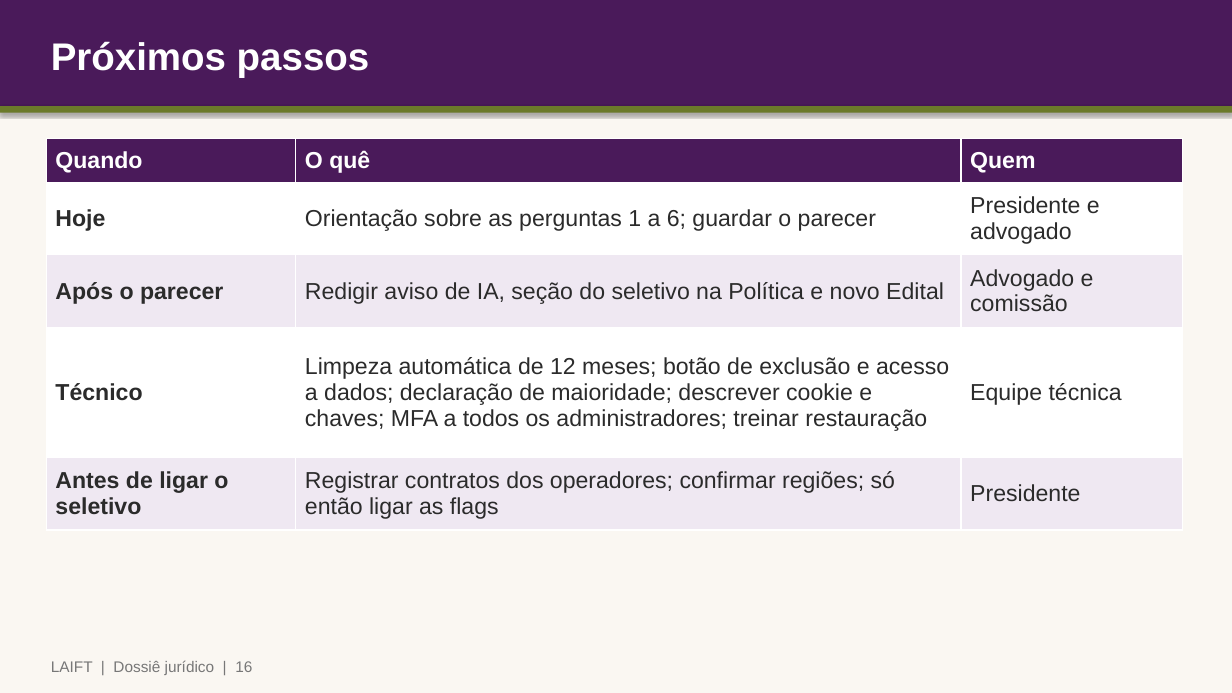
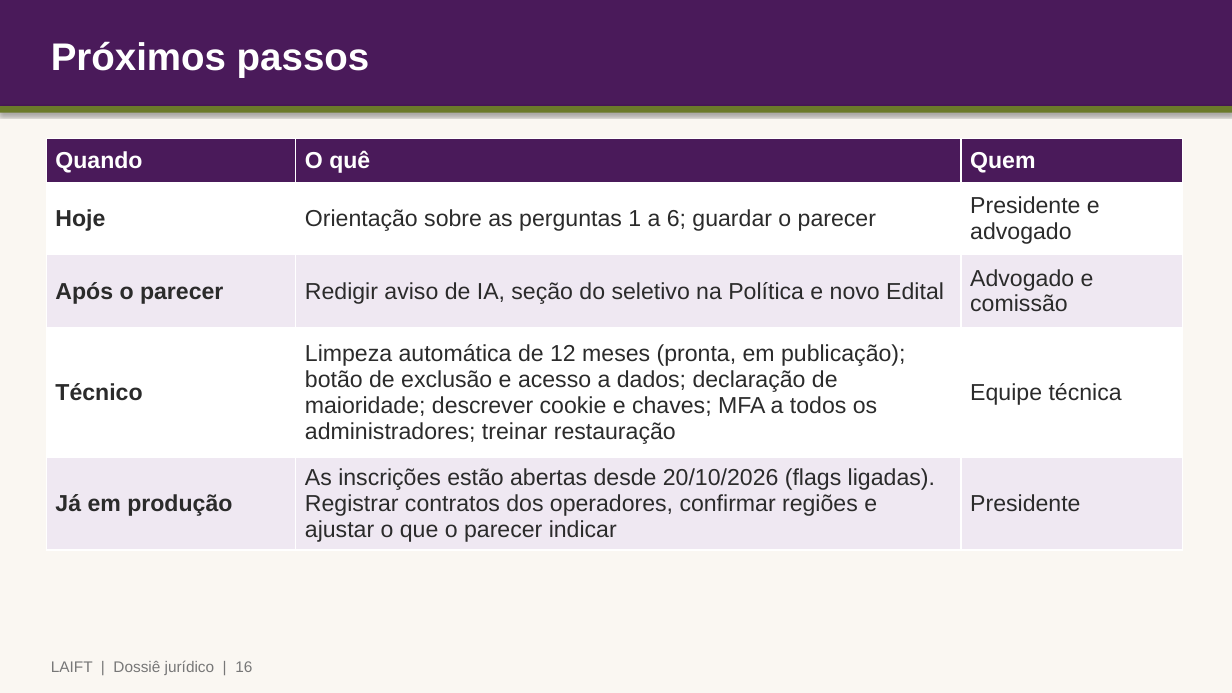
Before and after one commit to Diretoria-DPF/plataforma-membros, a slide deck: slide 16 of docs/juridico/apresentacao-advogado.pptx. Drawn at 1232x693 pixels with LibreOffice and Linux fonts; fonts in the diff are those of the drawing. Boxes give left, top, right and bottom in pixels: in the first picture for what was removed or moved away, otherwise in the second. Text is boxed around its words. In the diff, an @@ line names an element or a change of style, - is before the commit and + after.

Commit message:
docs: dossiê jurídico atualizado (flags ligadas e retenção implementada em 20/10/2026)

```diff
--- a/docs/juridico/apresentacao-advogado.pptx
+++ b/docs/juridico/apresentacao-advogado.pptx
@@ table at (46, 139, 1183, 546) @@
-row 4, column 2: Limpeza automática de 12 meses; botão de exclusão e acesso a dados; declaração de maioridade; descrever cookie e chaves; MFA a todos os administradores; treinar restauração
+row 4, column 2: Limpeza automática de 12 meses (pronta, em publicação); botão de exclusão e acesso a dados; declaração de maioridade; descrever cookie e chaves; MFA a todos os administradores; treinar restauração
-row 5, column 1: Antes de ligar o seletivo
+row 5, column 1: Já em produção
-row 5, column 2: Registrar contratos dos operadores; confirmar regiões; só então ligar as flags
+row 5, column 2: As inscrições estão abertas desde 20/10/2026 (flags ligadas). Registrar contratos dos operadores, confirmar regiões e ajustar o que o parecer indicar
```
Also in this commit, not shown: 2 other slides changed, 1 other file.
